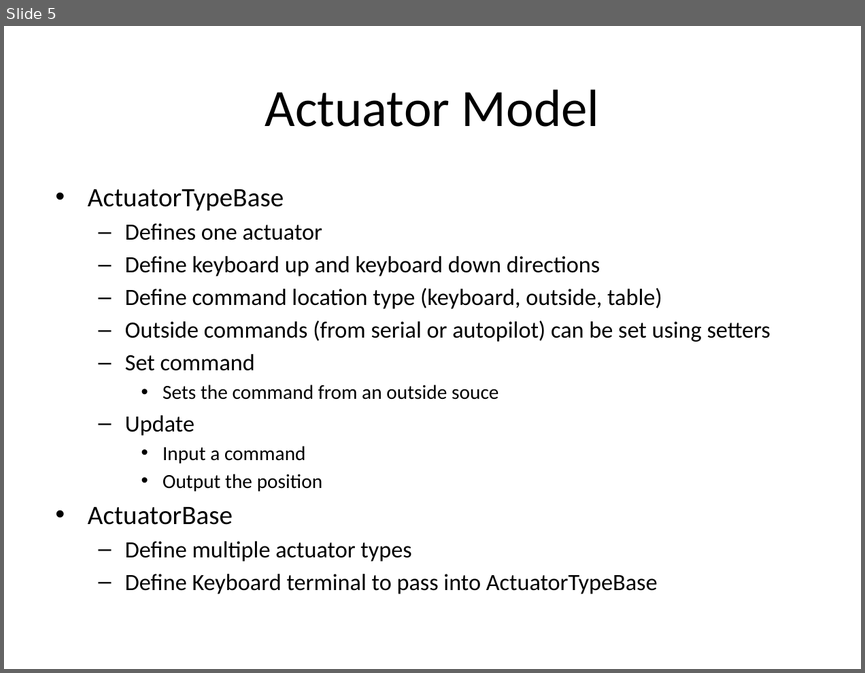
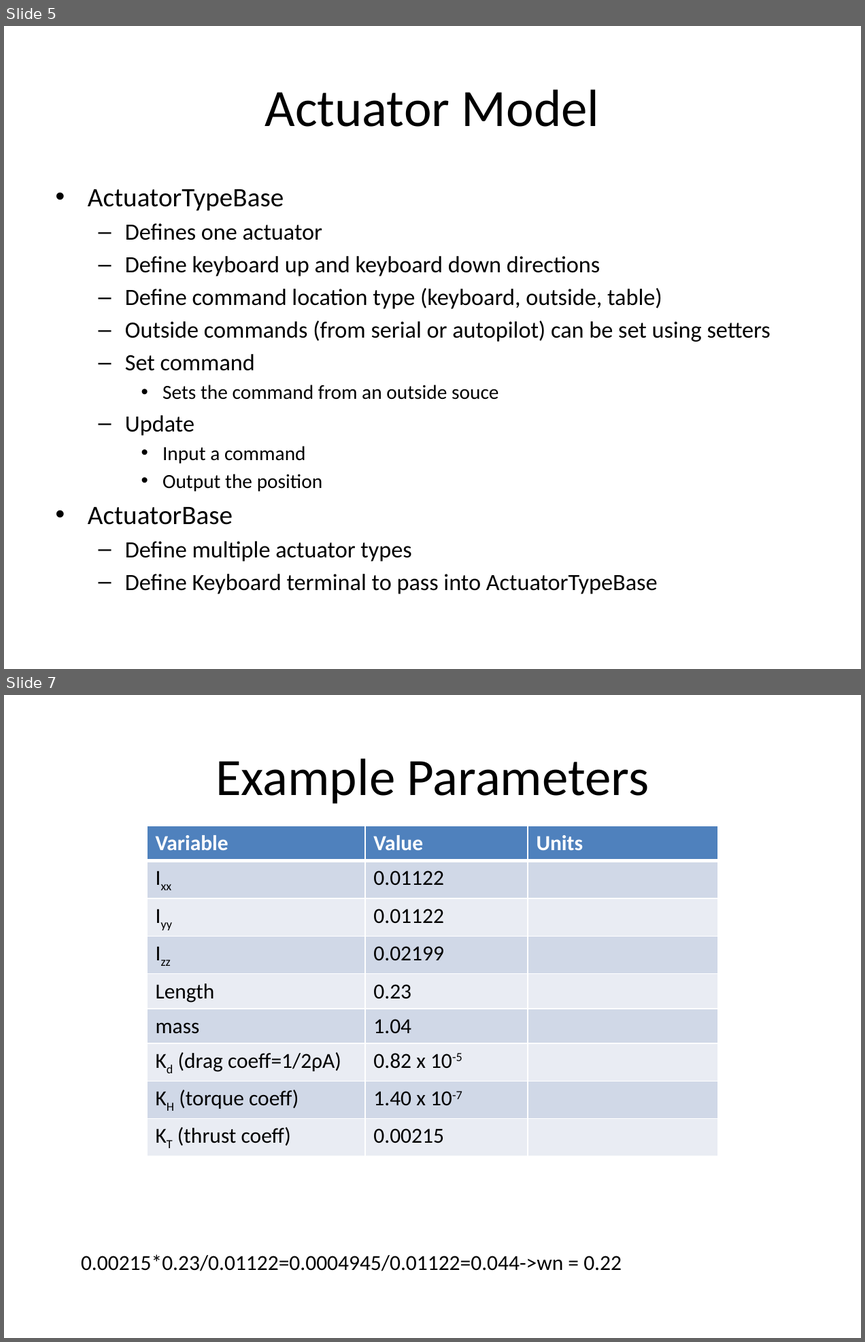
Before and after one commit to malex2/Cpp-Aircraft-Simulation, a slide deck: Simulation Outline.pptx. Shown one above the other, each under a label of ours: slide 5 before the commit, slides 5 and 7 after it; the slides between them are not shown. The pictures are 865x673 and 865x1342 pixels, drawn with LibreOffice and Linux fonts; fonts in the diff are those of the drawing. Boxes give left, top, right and bottom in pixels: in the first picture for what was removed or moved away, otherwise in the second. Text is boxed around its words. In the diff, an @@ line names an element or a change of style, - is before the commit and + after.

Commit message:
Reduce controller variable space and update controller

```diff
--- a/Simulation Outline.pptx
+++ b/Simulation Outline.pptx
@@ slide 7 added at [4,695,861,1338], background #FFFFFF @@
@@ title added at [215,758,649,804], 44 pt, text #000000 @@
+Example Parameters
@@ table added at [147,826,719,1151], 9 rows, 3 columns @@
+Variable | Value | Units
+Ixx | 0.01122 | 
+Iyy | 0.01122 | 
+Izz | 0.02199 | 
+Length | 0.23 | 
+mass | 1.04 | 
+Kd (drag coeff=1/2ρA) | 0.82 x 10-5 | 
+KH (torque coeff) | 1.40 x 10-7 | 
+KT (thrust coeff) | 0.00215 | 
@@ text added at [81,1254,621,1271], 18 pt, text #000000 @@
+0.00215*0.23/0.01122=0.0004945/0.01122=0.044->wn = 0.22
```
Also in this commit, not shown: 23 other slides added, 29 other files.
